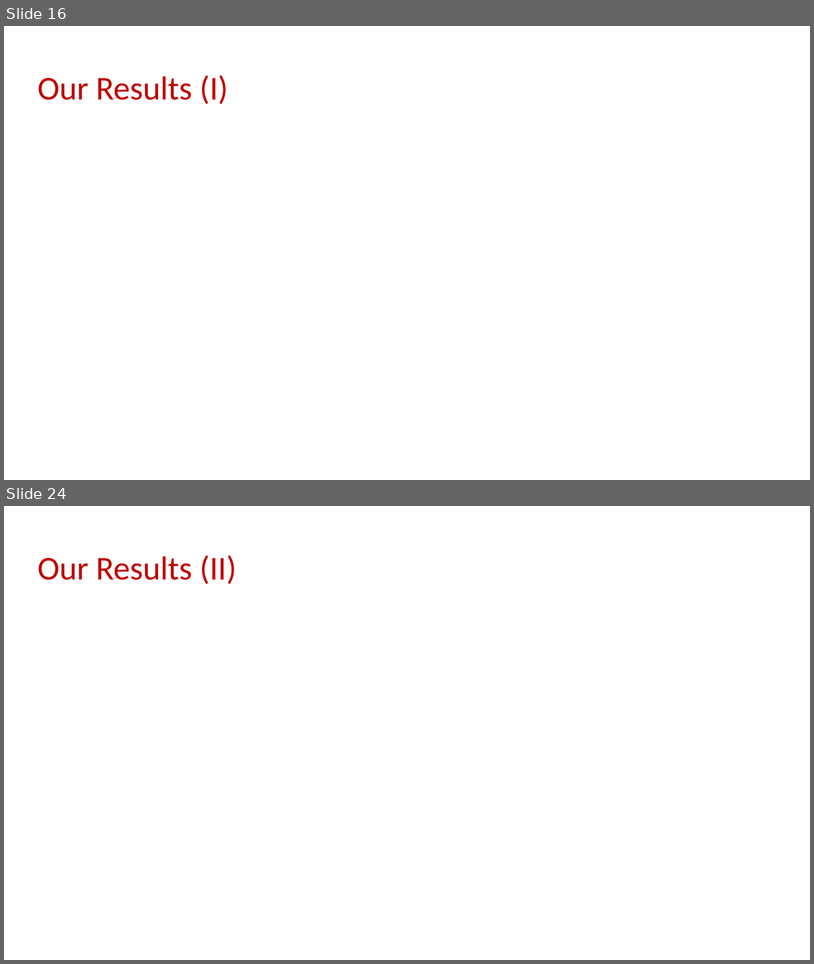
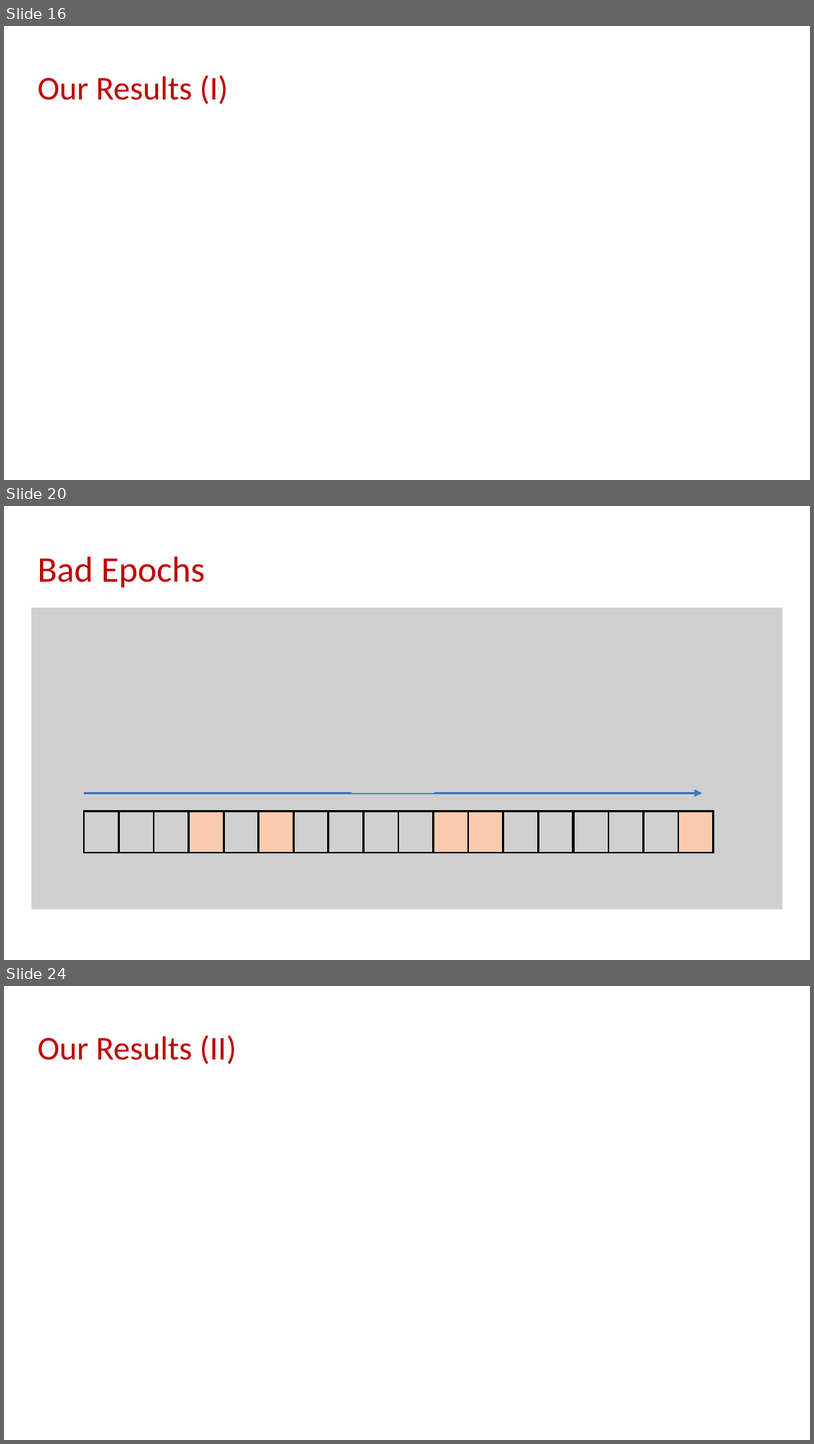
Before and after one commit to samsonzhou/samsonzhou.github.io, a slide deck: other-talks/SODA 2026.pptx. Shown one above the other, each under a label of ours: slides 16 and 24 before the commit, slides 16, 20 and 24 after it; the slides between them are not shown. The pictures are 814x964 and 814x1444 pixels, drawn with LibreOffice and Linux fonts; fonts in the diff are those of the drawing; grey boxes stand for pictures. Boxes give left, top, right and bottom in pixels: in the first picture for what was removed or moved away, otherwise in the second. Text is boxed around its words. In the diff, an @@ line names an element or a change of style, - is before the commit and + after.

```diff
--- a/other-talks/SODA 2026.pptx
+++ b/other-talks/SODA 2026.pptx
@@ slide 20 added at [4, 506, 810, 960], background #FFFFFF @@
@@ text added at [38, 556, 205, 587], 42.9 pt, text #C00000 @@
+Bad Epochs
@@ picture added at [31, 608, 782, 909] @@
@@ picture added at [352, 754, 435, 793] @@
@@ arrow added from (84, 793) to (702, 793), #4472C4 3 pt @@
@@ rectangle added at [84, 811, 119, 852], outline #000000 2.25 pt @@
@@ rectangle added at [119, 811, 154, 852], outline #000000 2.25 pt @@
@@ rectangle added at [154, 811, 189, 852], outline #000000 2.25 pt @@
@@ rectangle added at [188, 811, 224, 852], fill #F8CBAD, outline #000000 2.25 pt @@
@@ rectangle added at [224, 811, 259, 852], outline #000000 2.25 pt @@
@@ rectangle added at [259, 811, 293, 852], fill #F8CBAD, outline #000000 2.25 pt @@
@@ rectangle added at [293, 811, 329, 852], outline #000000 2.25 pt @@
@@ rectangle added at [329, 811, 364, 852], outline #000000 2.25 pt @@
@@ rectangle added at [363, 811, 399, 852], outline #000000 2.25 pt @@
@@ rectangle added at [399, 811, 434, 852], outline #000000 2.25 pt @@
@@ rectangle added at [434, 811, 468, 852], fill #F8CBAD, outline #000000 2.25 pt @@
@@ rectangle added at [468, 811, 504, 852], fill #F8CBAD, outline #000000 2.25 pt @@
@@ rectangle added at [504, 811, 539, 852], outline #000000 2.25 pt @@
@@ rectangle added at [539, 811, 574, 852], outline #000000 2.25 pt @@
@@ rectangle added at [574, 811, 609, 852], outline #000000 2.25 pt @@
@@ rectangle added at [609, 811, 644, 852], outline #000000 2.25 pt @@
@@ rectangle added at [644, 811, 679, 852], outline #000000 2.25 pt @@
@@ rectangle added at [679, 811, 714, 852], fill #F8CBAD, outline #000000 2.25 pt @@
```
Also in this commit, not shown: 5 slides changed, 1 other slide added, 1 slide removed.
